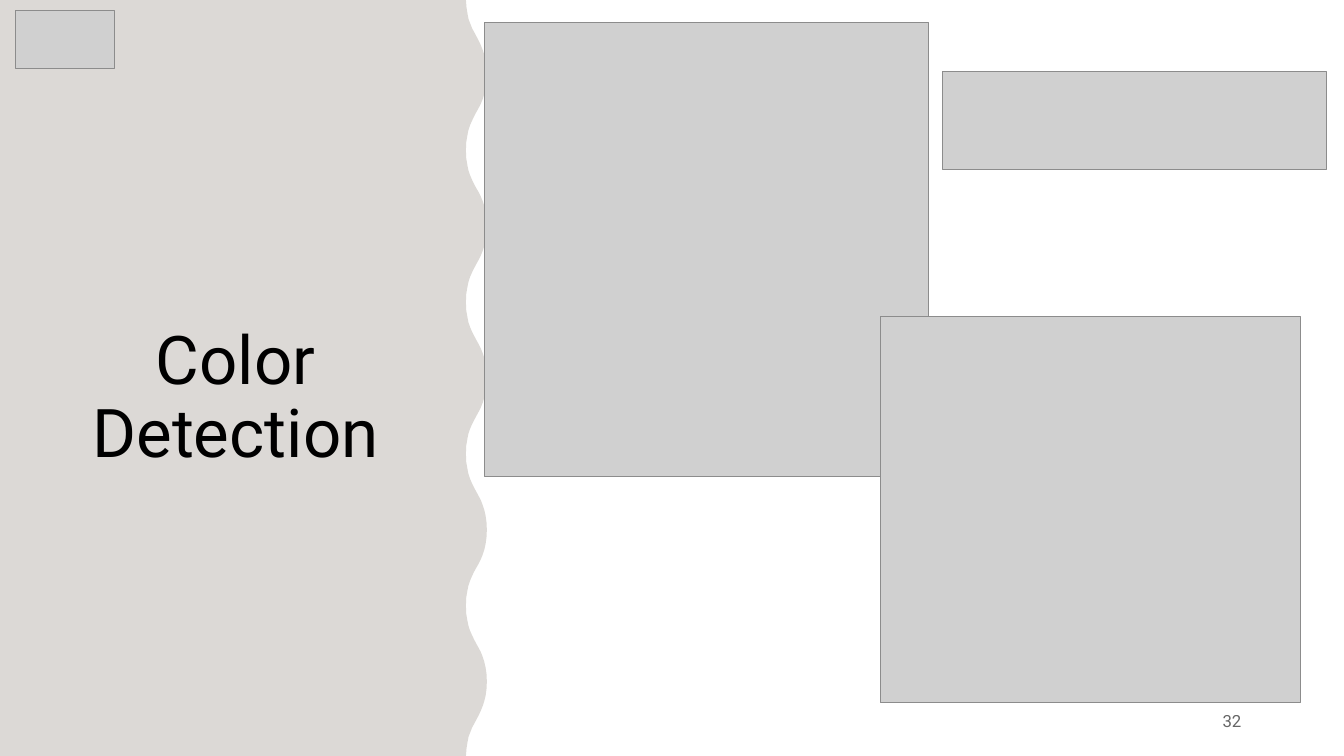
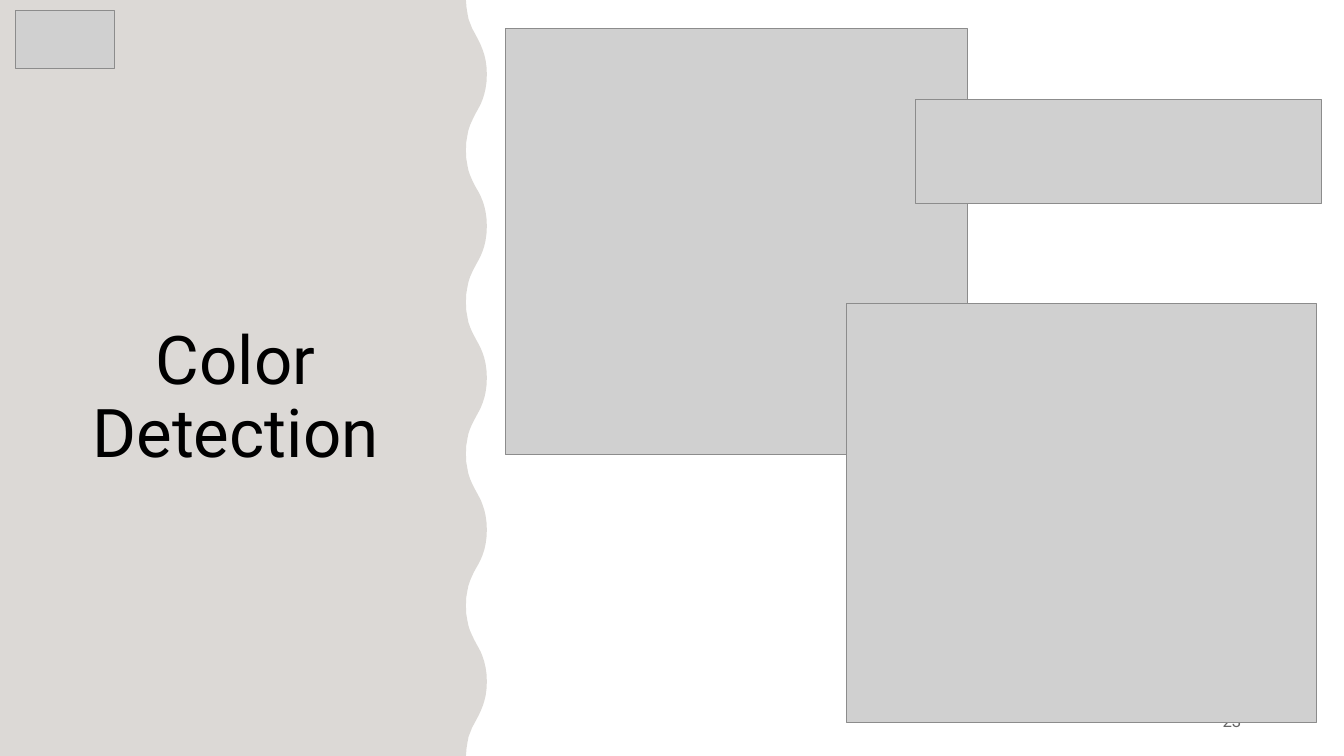
Before and after one commit to JasmeetMatta/Precision-Farming-Bot, a slide deck: slide 23 of Presentation/Final Precision Farming Using Autonomous Vehicle.pptx (slide 32 before the commit). Drawn at 1344x756 pixels with LibreOffice and Linux fonts; fonts in the diff are those of the drawing; grey boxes stand for pictures. Boxes give left, top, right and bottom in pixels: in the first picture for what was removed or moved away, otherwise in the second. Text is boxed around its words. In the diff, an @@ line names an element or a change of style, - is before the commit and + after.

```diff
--- a/Presentation/Final Precision Farming Using Autonomous Vehicle.pptx
+++ b/Presentation/Final Precision Farming Using Autonomous Vehicle.pptx
@@ picture: place and size @@
-picture at (485, 22, 930, 477)
+picture at (505, 28, 968, 455)
@@ picture removed at (943, 72, 1327, 169) @@
@@ picture added at (915, 100, 1321, 204) @@
@@ picture: place and size @@
-picture at (880, 317, 1301, 703)
+picture at (847, 303, 1318, 722)
@@ page number at (1223, 722, 1242, 732): text changed @@
-32
+23
```
Also in this commit, not shown: 11 other slides changed, 1 other file.
